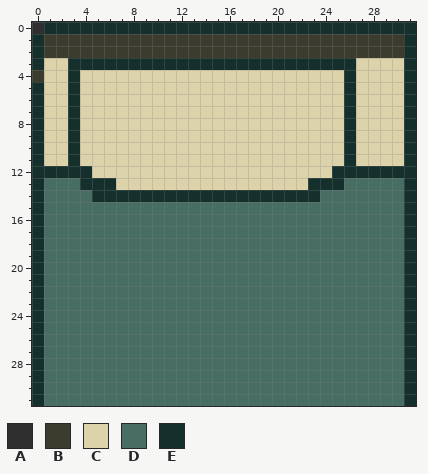
Two states of a pixel-art sprite, data/tiles/roombedtop.png. That is the earlier state.
The file is 32x32 pixels.
Palette (. is transparent): A #2f2f2f  B #3b3c2e  C #ddd3ab  D #486d63  E #152f2c
After the commit:
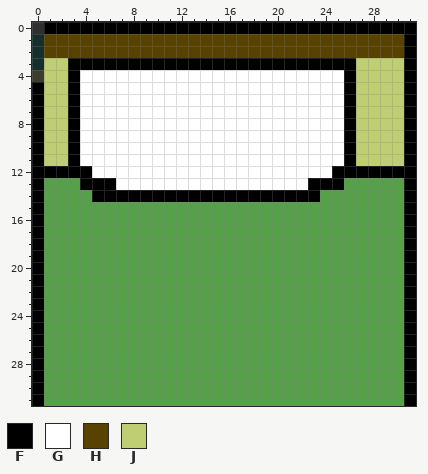
Colours new in this view: F #000000  G #ffffff  H #574200  J #bfce72
The exact change:
Colour D changes from #486d63 to #55a049.
The author changed colour E to colour F in row 0 at x 1 to 31; in rows 1 to 2 at x 31; in row 3 at x 3 to 26 and 31; in row 4 at x 3, 26 and 31; in rows 5 to 11 at x 0, 3, 26 and 31; in row 12 at x 0 to 4 and 25 to 31.
The author changed colour E to colour F in row 13 at x 0, 4 to 6, 23 to 25 and 31; in row 14 at x 0, 5 to 23 and 31; in rows 15 to 31 at x 0 and 31.
The author changed colour C to colour G in rows 4 to 11 at x 4 to 25; in row 12 at x 5 to 24; in row 13 at x 7 to 22.
The author changed colour B to colour H in rows 1 to 2 at x 1 to 30.
The author changed colour C to colour J in rows 3 to 11 at x 1 to 2 and 27 to 30.
Pixel boxes of the changes (left, top, right, bottom) in both pictures:
changed: (32, 22, 416, 406)
